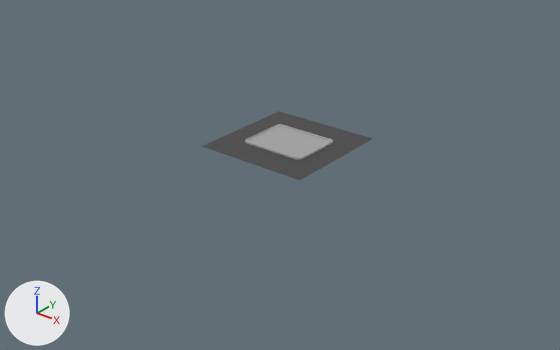
The Blender file Assets/Configs/Playmat/Playmat.blend as it was, and as the next commit left it.
Both versions are drawn from a 50 mm camera at (87.6, -112.2, 61.7) aimed at (0.5, -3.3, -5.8). Every picture has the same lights, and +X, +Y and +Z are marked at lower left.

The scene before the commit, as lines of its bpy script (objects in view):
```python
me_cube_001 = bpy.data.meshes.new('Cube.001')
me_cube_001.from_pydata(...)  # 100 vertices, 75 faces; spans x -12.2..12.2, y -12.2..12.2, z 0.0..0.4
# faces by material slot: [74, 1]
me_cube_001.materials.append(mat_playmat)  # grey #a6a6a6
me_cube_001.materials.append(mat_floor)  # black #444444
ob_cube = bpy.data.objects.new('Cube', me_cube_001)
ob_cube.location = (0.0, 0.0, 0.0)
```
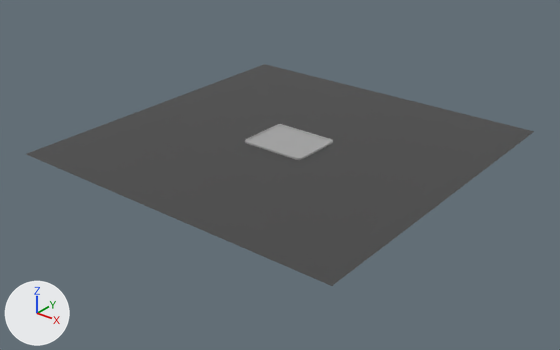
Changed parts and their boxes (x1, y1, x2, y2) in the pictures (560 x 350 px):
'Cube', reshaped (197% wider, 219% taller)
    before: (202, 111, 373, 180)
    after: (26, 64, 535, 286)

Patch to the scene script:
```diff
--- a/Assets/Configs/Playmat/Playmat.blend.py
+++ b/Assets/Configs/Playmat/Playmat.blend.py
@@ me_cube_001 @@
 me_cube_001.from_pydata(...)  # 100 vertices, 75 faces; spans x -12.2..12.2, y -12.2..12.2, z 0.0..0.4
 # used by ob_cube; location = (0.0, 0.0, 0.0)
-me_cube_001.vertices[96].co = (-12.2, -12.2, 0.0)  # pixel (201, 146)
-me_cube_001.vertices[97].co = (12.2, -12.2, 0.0)  # pixel (299, 180)
-me_cube_001.vertices[98].co = (-12.2, 12.2, 0.0)  # pixel (278, 111)
-me_cube_001.vertices[99].co = (12.2, 12.2, 0.0)  # pixel (373, 138)
+# me_cube_001 part 1
+me_cube_001.vertices[96].co = (-36.1, -36.1, 0.0)  # pixel (25, 154)
+me_cube_001.vertices[97].co = (36.1, -36.1, 0.0)  # pixel (331, 286)
+me_cube_001.vertices[98].co = (-36.1, 36.1, 0.0)  # pixel (264, 64)
+me_cube_001.vertices[99].co = (36.1, 36.1, 0.0)  # pixel (534, 131)
 me_cube_001.materials.append(mat_playmat)
```
